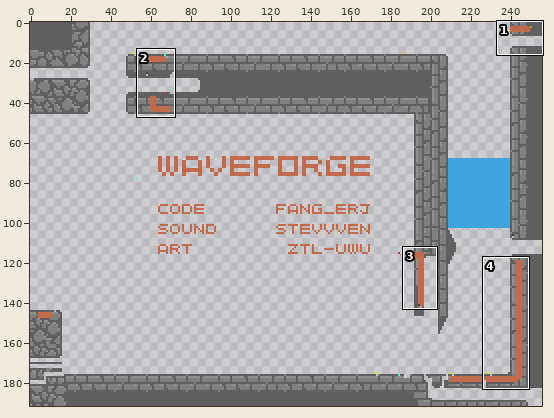
File history of a pixel-art file, assets/levels/auto.aseprite. Above, an overview of the earlier version with the close-up marked.
Close-up. First the earlier version:
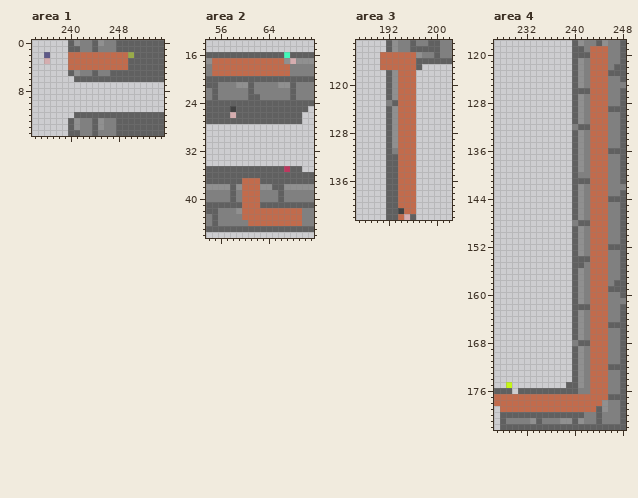
256x192 pixels, 1 frame. Shown: area 1: x 234..255, y 0..15; area 2: x 54..71, y 14..46; area 3: x 187..202, y 113..142; area 4: x 227..248, y 118..182. The commit also changed other parts of the picture, which this record leaves out.
The same view after the edit:
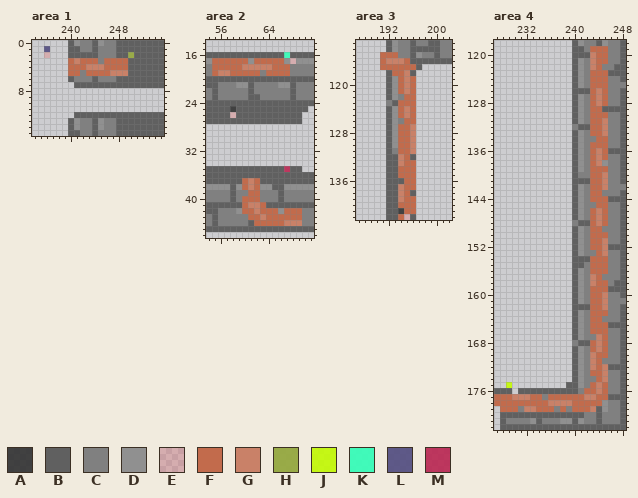
Palette (. is transparent): A #323232e7  B #606060  C #808080  D #909090  E #ff000028  F #c26b4c  G #c98168  H #94a83ae7  J #c4fb03e7  K #33ffb8e7  L #534d80e7  M #bb2752e7
Change:
--- area 1, layers "Wire", "Walls"
@@ x 234..255 @@
  0 ......BDCCBDCCBBBBBBBB
- 1 ......BBCCBCCCBBBBBBBB
- 2 ..L...FFFFFFFFFFHBBBBB
- 3 ..E...FFFFFFFFFFBBBBBB
- 4 ......FFFFFFFFFFBBBBBB
- 5 ......BDCCBCCBBBBBBBBB
- 6 .......BBBBBBBBBBBBBBB
- 7 ......................
+ 1 ..L...BBCCBCCCBBBBBBBB
+ 2 ..E...BBBBBCCCBBHBBBBB
+ 3 ......FGFFFCFFFFBBBBBB
+ 4 ......FFFGGGFFFFBBBBBB
+ 5 ......FFCFFFFGGGBBBBBB
+ 6 ......BCCCBCCCBBBBBBBB
+ 7 .......BBBBBBBBBBBBBBB
  8 ......................
--- area 2, layer "Wire"
@@ x 54..71 @@
 16 BBBBBBBBBBBBBKBBBB
-17 DFFFFFFFFFFFFDEDDD
-18 CFFFFFFFFFFFFFCCCC
-19 CFFFFFFFFFFFFFCCCC
+17 DFFFFFFDFFFFFDEDDD
+18 CFFFFFGGGGGFFFCCCC
+19 CFGGFFFFFCFFFFCCCC
 20 BBBBBBBBBBBBBBBBBB
@@ x 54..71 @@
 36 BBBBBBBBBBBBBBBBBB
-37 BBBBBBFFFBBBBBBBBB
-38 DDDDBDFFFDDBBDDDDD
-39 CCCCBCFFFCCCBCCCCC
+37 BBBBBBFGFBBBBBBBBB
+38 DDDDBDFGFDDBBDDDDD
+39 CCCCBCCFFCCCBCCCCC
 40 CCCCBCFFFCCCBCCCCC
-41 BBBBBBFFFBBBBBBBBB
-42 BBCCCDFFFFFFFFFFCC
-43 CBCCCCFFFFFFFFFFCC
-44 CBCCCCCFFFFFFFFFCC
+41 BBBBBBFGGFBBBBBBBB
+42 BBCCCDFFGFFFDFFFCC
+43 CBCCCCCFFGFFFFFFCC
+44 CBCCCCCBFFFFFGGGCC
 45 BBBBBBBBBBBBBBBBBB
--- area 3, layer "Wire"
@@ x 190..198 @@
 114 ..BDCCBBB
-115 .FFFFFFDC
-116 .FFFFFFBB
+115 .FFFCCBDC
+116 .FGGGFBBB
 117 .FFFFFFB.
-118 ..BDFFF..
-119 ..BDFFF..
-120 ..BDFFF..
-121 ..BDFFF..
-122 ..BDFFF..
+118 ..BFFGB..
+119 ..BDFGF..
+120 ..BDFGF..
+121 ..BDFGF..
+122 ..BDCFF..
 123 ..CBFFF..
-124 ..BDFFF..
-125 ..BDFFF..
-126 ..BDFFF..
-127 ..BDFFF..
-128 ..BDFFF..
-129 ..BDFFF..
-130 ..BDFFF..
-131 ..BCFFF..
-132 ..BBFFF..
-133 ..BBFFF..
+124 ..BDFGF..
+125 ..BDFGF..
+126 ..BDCFF..
+127 ..BDFFG..
+128 ..BDFFG..
+129 ..BDFFG..
+130 ..BDFFG..
+131 ..BCFFG..
+132 ..BBGFB..
+133 ..BBGFF..
 134 ..BBFFF..
 135 ..BBFFF..
-136 ..BBFFF..
-137 ..BBFFF..
-138 ..BBFFF..
-139 ..BBFFF..
+136 ..BBBFF..
+137 ..BBGFF..
+138 ..BBGFB..
+139 ..BBGFF..
 140 ..BBFFF..
--- area 4, layer "Wire"
@@ x 241..247 @@
 119 BCFFFCC
-120 BBFFFCC
-121 DCFFFCC
-122 DCFFFCB
+120 BBGFFCC
+121 DCGFFCC
+122 DCGFCCB
 123 DCFFFBB
@@ x 241..247 @@
 125 DCFFFCC
-126 BBFFFCC
-127 DCFFFCC
-128 DCFFFCC
-129 DCFFFBB
+126 BBFGFCC
+127 DCFGFCC
+128 DCFGFCC
+129 DCFFBBB
 130 DCFFFCC
-131 DCFFFCC
-132 BBFFFCC
-133 DCFFFCC
-134 DCFFFCC
+131 DCFFGCC
+132 BBFFGCC
+133 DCFFGCC
+134 DCCFFCC
 135 DCFFFCC
-136 DCFFFBB
-137 DCFFFCC
-138 DCFFFCC
+136 DCFGFBB
+137 DCFGFCC
+138 DCFGDCC
 139 DCFFFCC
-140 CCFFFCC
-141 BBFFFCC
-142 DCFFFCC
-143 DCFFFCC
+140 CCFFGCC
+141 BBFFGCC
+142 DCFFGCC
+143 DCFFCCC
 144 DCFFFBB
-145 DCFFFCC
-146 DCFFFCC
-147 DCFFFCC
-148 BBFFFCC
-149 DCFFFCC
+145 DCCFFCC
+146 DCFGFCC
+147 DCFGFCC
+148 BBFGFCC
+149 DCFFCCC
 150 DCFFFCC
-151 DCFFFCC
-152 DCFFFBB
-153 DCFFFCC
+151 DCFFGCC
+152 DCFFGBB
+153 DCCFGCC
 154 BBFFFCC
@@ x 227..248 @@
 156 .............BDCFFFCCB
-157 .............BDCFFFCCB
-158 .............BDCFFFCBB
+157 .............BDCGFCCCB
+158 .............BDCGFFCBB
 159 .............BDCFFFBBB
-160 .............BDCFFFCCB
-161 .............BDCFFFCCC
-162 .............BBBFFFCCB
+160 .............BDCFFGCCB
+161 .............BDCFFGCCC
+162 .............BBBFFGCCB
 163 .............BDCFFFCCB
-164 .............BDCFFFCCB
+164 .............BDCFFCCCB
 165 .............BDCFFFBBB
 166 .............BDCFFFCCB
-167 .............BDCFFFCCB
-168 .............CBBFFFCCB
-169 .............BDCFFFCCB
-170 .............BDCFFFCCB
-171 .............BDCFFFCCB
-172 .............BDCFFFBBB
-173 .............BDCFFFCCB
-174 .............BDCFFFCCB
-175 ..J.........BBDCFFFCCB
-176 BBB.BBBBBBBBBBCCFFFCCB
-177 FFFFFFFFFFFFFFFFFFFBBB
-178 FFFFFFFFFFFFFFFFFFDCCB
-179 .FFFFFFFFFFFFFFFFBDCCB
+167 .............BDCCGFCCB
+168 .............CBBFGFCCB
+169 .............BDCFGFCCB
+170 .............BDCGFFCCB
+171 .............BDCGFCCCB
+172 .............BDCGFGBBB
+173 .............BDCFFGCCB
+174 .............BDCCFGCCB
+175 ..J.........BBDCFGFCCB
+176 BBB.BBBBBBBBBBCFFGFCCB
+177 FFFGGGFFCFFFFFFGGFFBBB
+178 FFFFFFFFFGGGGFFFFFDCCB
+179 .FFFCGGFFFCFCFFFGBDCCB
 180 .BBBBBBBBBBBBBBCCBCCCB
